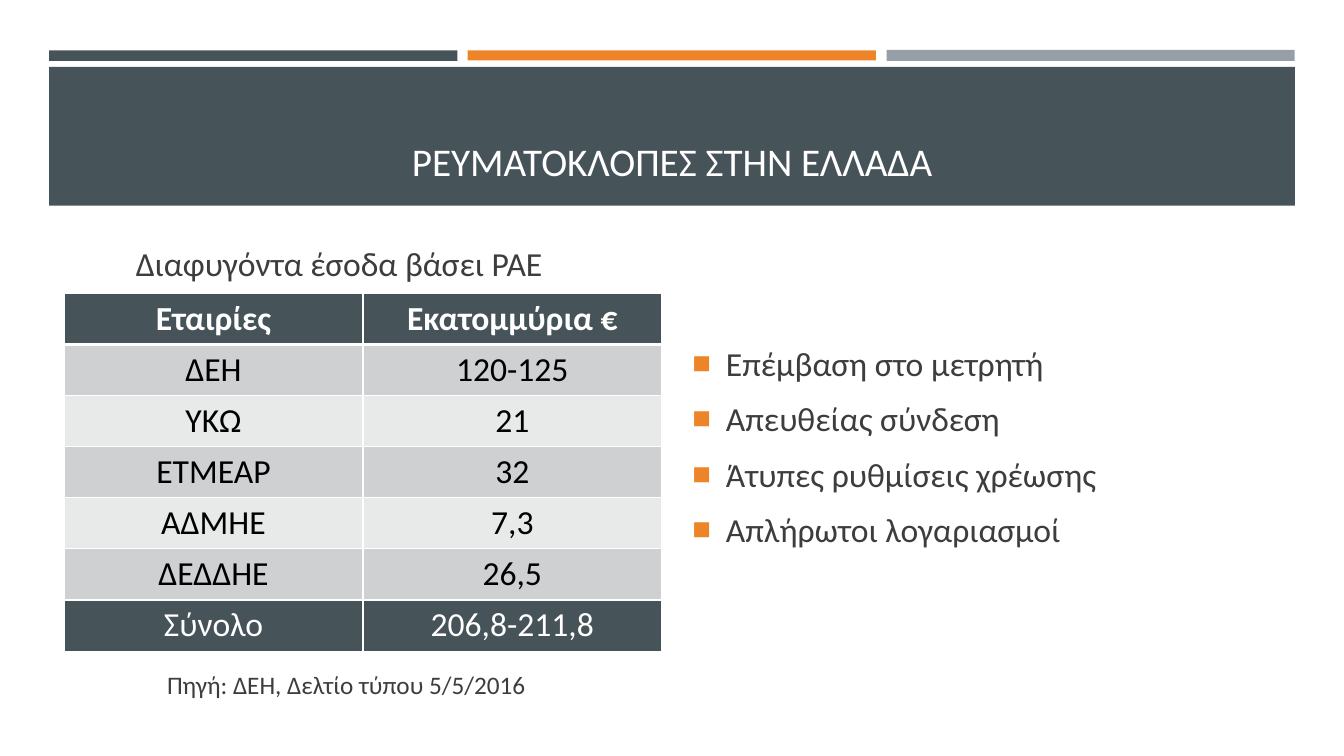
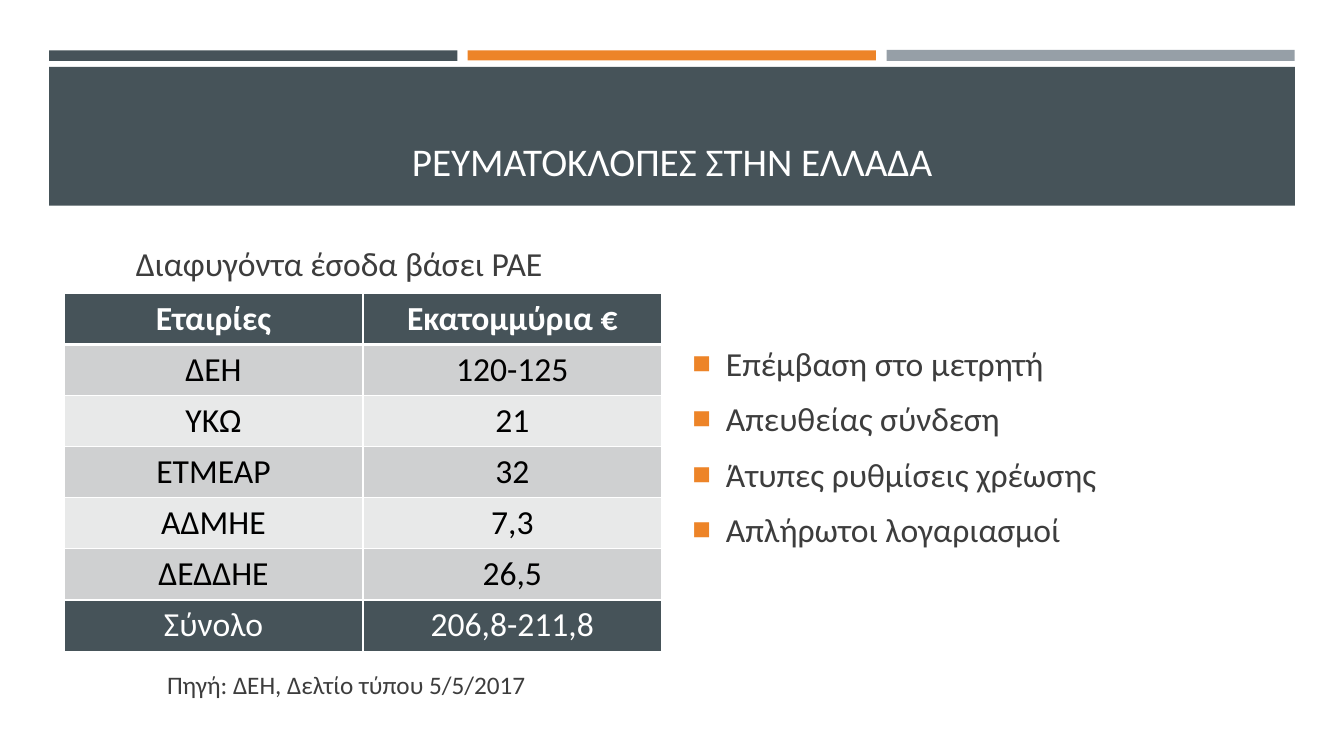
Before and after one commit to thanmitsel/Theft-detection, a slide deck: slide 2 of LateX/Presentation/Ανιχνευση μη τεχνικων απωλειων με συστηματα μηχανικης μαθησης.pptx. Drawn at 1344x756 pixels with LibreOffice and Linux fonts; fonts in the diff are those of the drawing. Boxes give left, top, right and bottom in pixels: in the first picture for what was removed or moved away, otherwise in the second. Text is boxed around its words. In the diff, an @@ line names an element or a change of style, - is before the commit and + after.

```diff
--- a/LateX/Presentation/Ανιχνευση μη τεχνικων απωλειων με συστηματα μηχανικης μαθησης.pptx
+++ b/LateX/Presentation/Ανιχνευση μη τεχνικων απωλειων με συστηματα μηχανικης μαθησης.pptx
@@ text at (167,676,525,698): text changed @@
-Πηγή: ΔΕΗ, Δελτίο τύπου 5/5/2016
+Πηγή: ΔΕΗ, Δελτίο τύπου 5/5/2017
```
Also in this commit, not shown: 5 other slides changed, 1 slide added, 8 other files.
